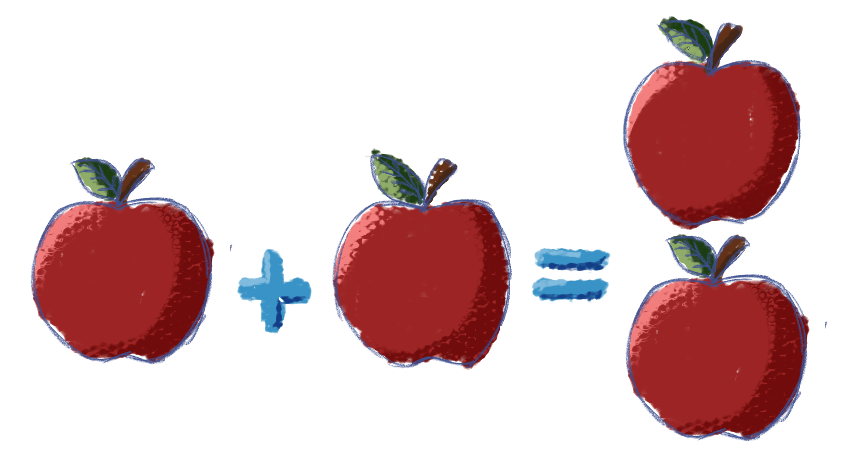
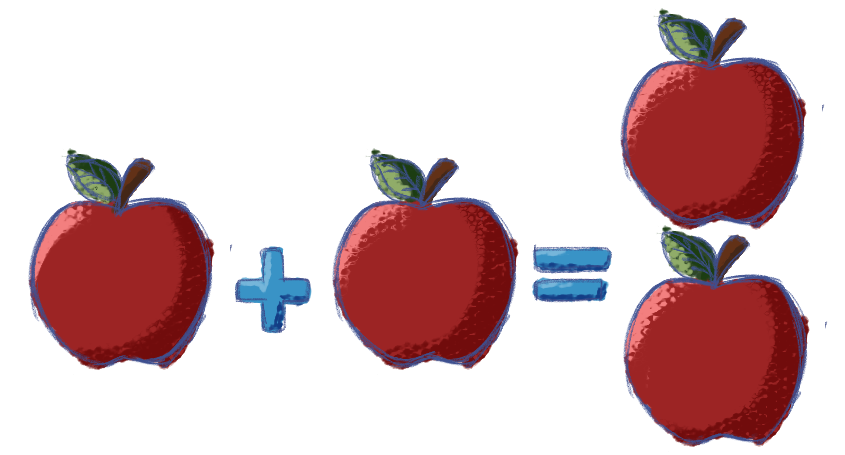
Before/after of a 845x455 layered artwork. What changed in the layer stack:
removed group "Group 1" (3 layers) over (x1=28, y1=8, x2=825, y2=452)
showed "Layer 7", moved it out of group "Group 1" over (x1=31, y1=17, x2=825, y2=447)
moved "Layer 8" out of group "Group 1" over (x1=30, y1=15, x2=825, y2=442)
showed "Layer 6", moved it out of group "Group 1" over (x1=28, y1=8, x2=804, y2=452)
